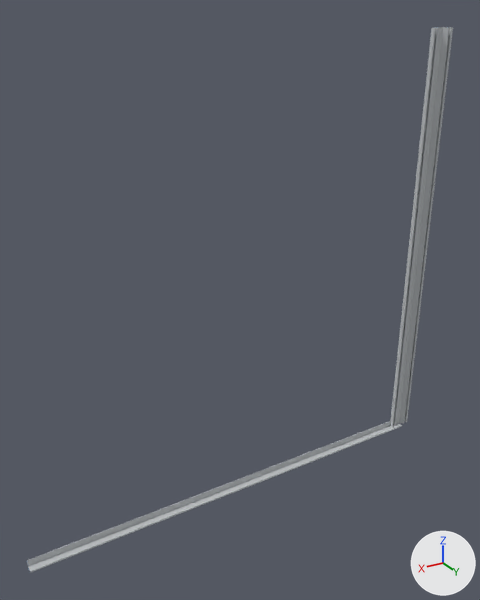
What one commit did to the glTF model public/glb/RB55.glb.
Both versions are drawn from a camera (50 mm lens) standing at (1.16, 1.1, 1.026) and looking at (0.505, 0.008, 0.48). Lighting does not change. The marker at lower right points along +X, +Y and +Z. Where no turn or scale is listed for an object, it has been applied to the vertices.

In view in the first picture: 'CCLA - S12156', 'RB55 - S12147'.
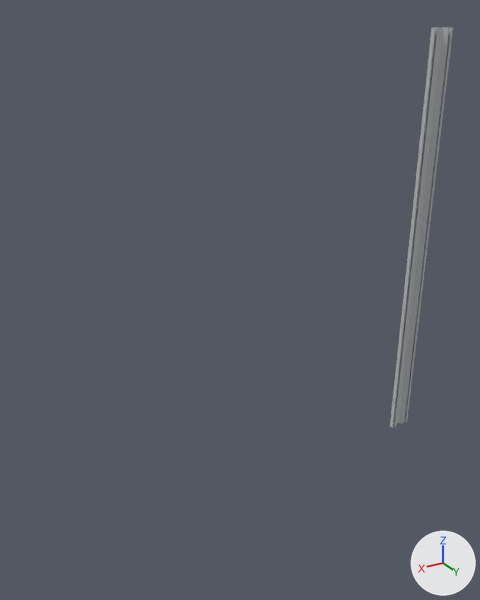
Where the change shows, as pixel boxes (x1, y1, x2, y2) in the pictures (480 x 600 px):
'CCLA - S12156', deleted
    before: (27, 421, 402, 573)
    faces in mat_ccla___s12156material0_001 (light grey #bdc1c4): (27, 421, 402, 573)

Diff of the bpy script that builds the scene:
```diff
--- a/public/glb/RB55.glb.py
+++ b/public/glb/RB55.glb.py
@@ ob_ccla___s12156 @@
-ob_ccla___s12156 = bpy.data.objects.new('CCLA - S12156', me_ccla___s12156_001)
-ob_ccla___s12156.location = (1.0, 0.0, 0.0)
```
